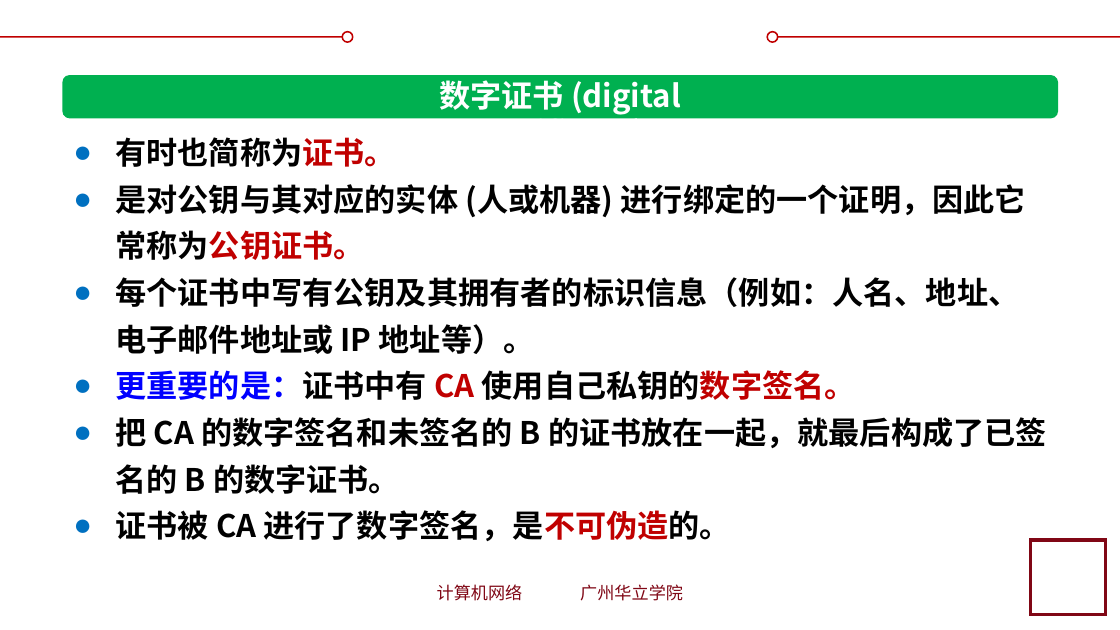
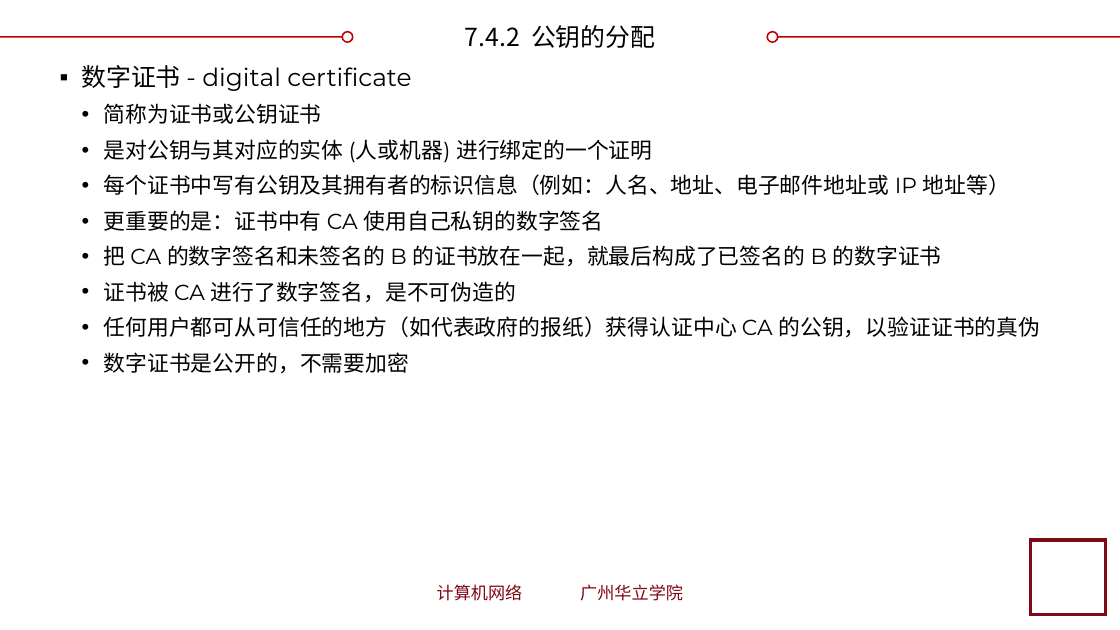
Before and after one commit to glplaman/glplaman.github.io, a slide deck: slide 61 of network/ppt/chap7.pptx (slide 62 before the commit). Drawn at 1120x630 pixels with LibreOffice and Linux fonts; fonts in the diff are those of the drawing; background and template pictures are left out. Boxes give left, top, right and bottom in pixels: in the first picture for what was removed or moved away, otherwise in the second. Text is boxed around its words. In the diff, an @@ line names an element or a change of style, - is before the commit and + after.

```diff
--- a/network/ppt/chap7.pptx
+++ b/network/ppt/chap7.pptx
@@ title added at box(465, 25, 655, 48), 16 pt, text #000000 @@
+7.4.2 公钥的分配
@@ rounded rectangle removed at box(63, 75, 1058, 119) @@
@@ text at box(82, 65, 1041, 373): text changed; size 20 to 14 pt; font Noto Sans CJK SC to Montserrat; bold off @@
-● 有时也简称为证书。
-● 是对公钥与其对应的实体 (人或机器) 进行绑定的一个证明，因此它常称为公钥证书。
-● 每个证书中写有公钥及其拥有者的标识信息（例如：人名、地址、电子邮件地址或 IP 地址等）。
-● 更重要的是：证书中有 CA 使用自己私钥的数字签名。
-● 把 CA 的数字签名和未签名的 B 的证书放在一起，就最后构成了已签名的 B 的数字证书。
-● 证书被 CA 进行了数字签名，是不可伪造的。
+▪ 数字证书 - digital certificate
+  • 简称为证书或公钥证书
+  • 是对公钥与其对应的实体 (人或机器) 进行绑定的一个证明
+  • 每个证书中写有公钥及其拥有者的标识信息（例如：人名、地址、电子邮件地址或 IP 地址等）
+  • 更重要的是：证书中有 CA 使用自己私钥的数字签名
+  • 把 CA 的数字签名和未签名的 B 的证书放在一起，就最后构成了已签名的 B 的数字证书
+  • 证书被 CA 进行了数字签名，是不可伪造的
+  • 任何用户都可从可信任的地方（如代表政府的报纸）获得认证中心 CA 的公钥，以验证证书的真伪
+  • 数字证书是公开的，不需要加密
@@ text removed at box(439, 80, 681, 119) @@
-数字证书 (digital certificate)
```
Also in this commit, not shown: 49 other slides changed, 2 slides removed, 5 other files.
